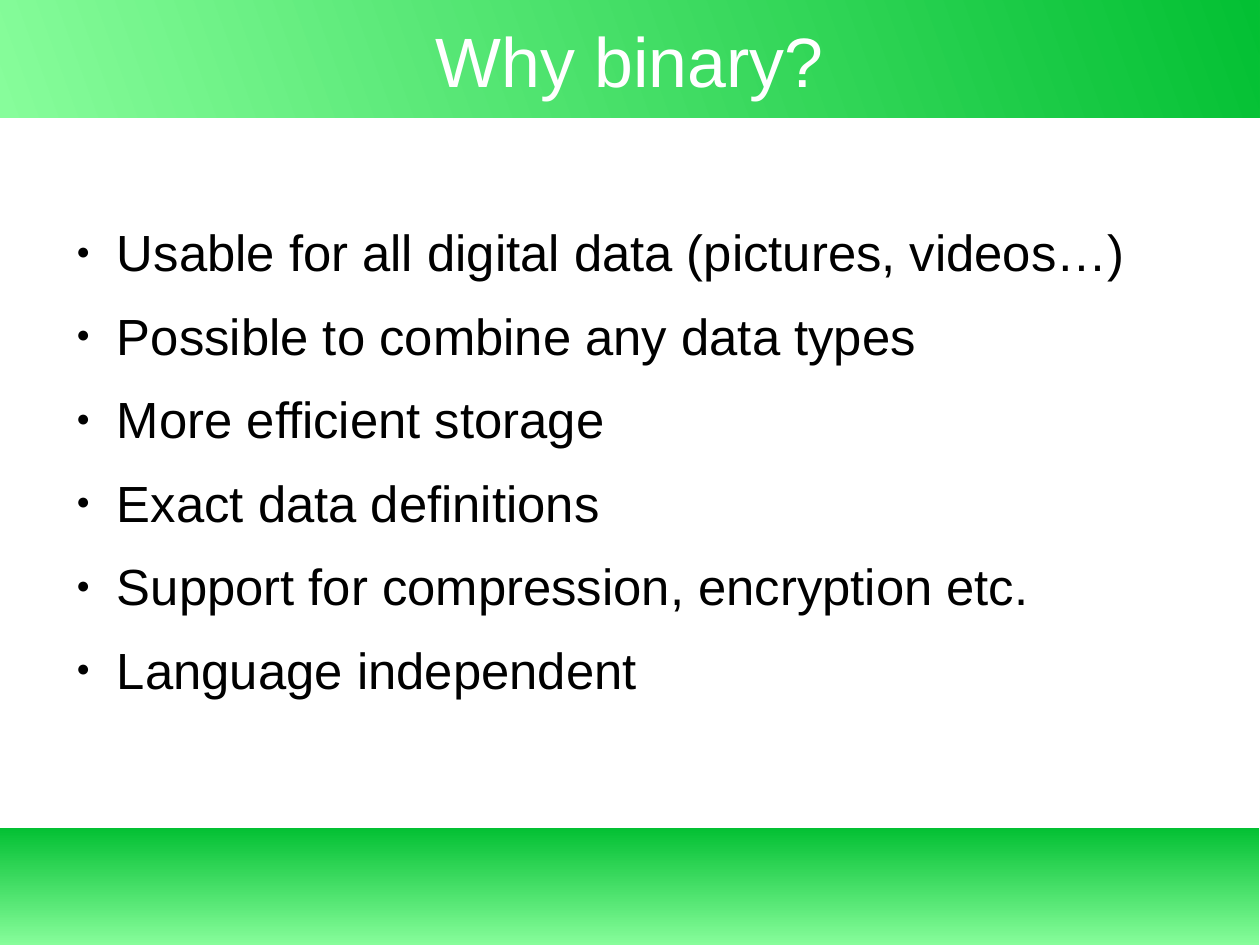
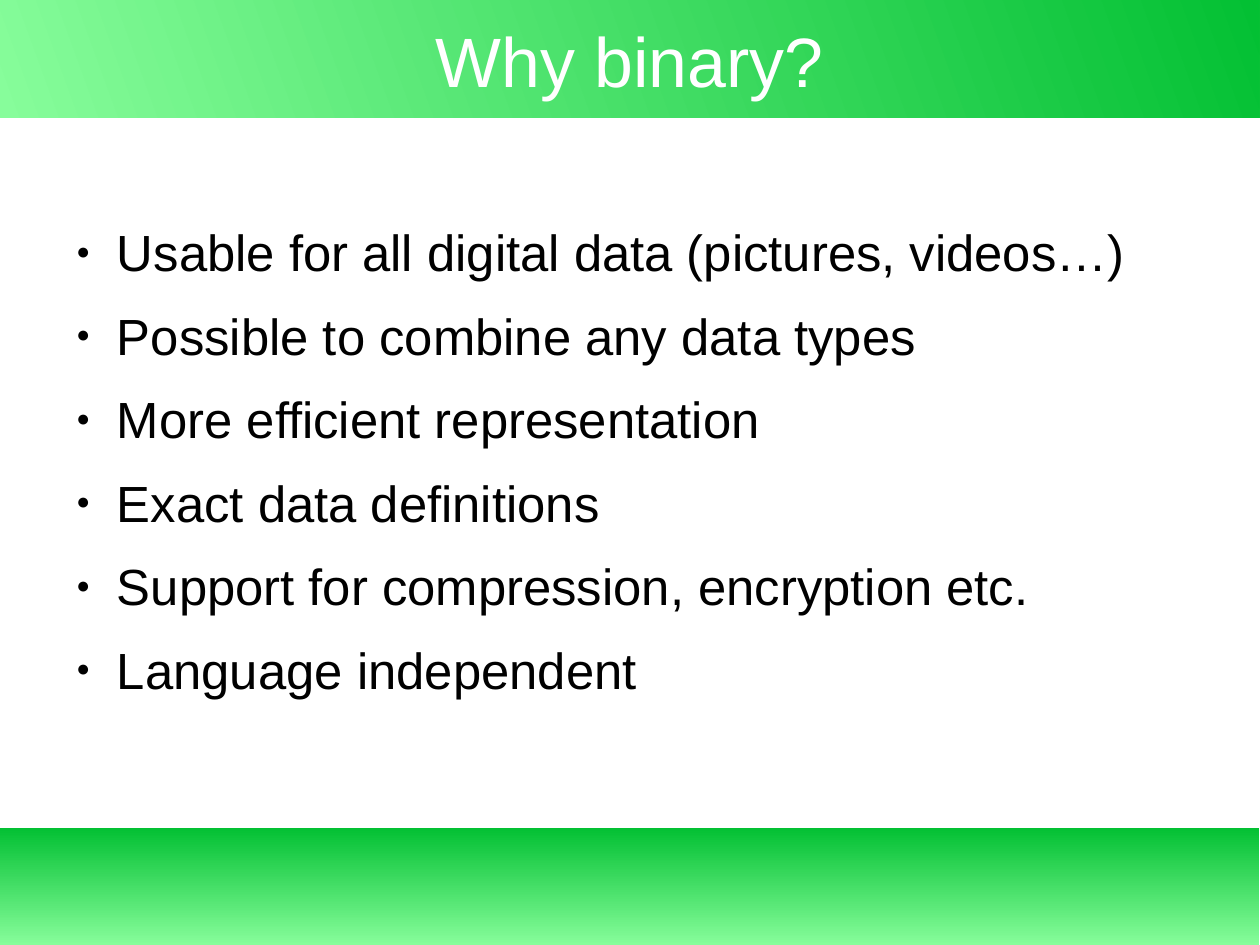
Before and after one commit to exbin/xbup-doc, a slide deck: slide 2 of presentation/binary_concept.odp. Drawn at 1260x945 pixels with LibreOffice and Linux fonts; fonts in the diff are those of the drawing. Boxes give left, top, right and bottom in pixels: in the first picture for what was removed or moved away, otherwise in the second. Text is boxed around its words. In the diff, an @@ line names an element or a change of style, - is before the commit and + after.

Commit message:
Binary Concept presentation - 8

```diff
--- a/presentation/binary_concept.odp
+++ b/presentation/binary_concept.odp
@@ text at [117, 401, 760, 449]: text changed @@
-● More efficient storage
+● More efficient representation
```
Also in this commit, not shown: 6 other slides changed, 7 slides added, 4 slides removed, 1 other file.
